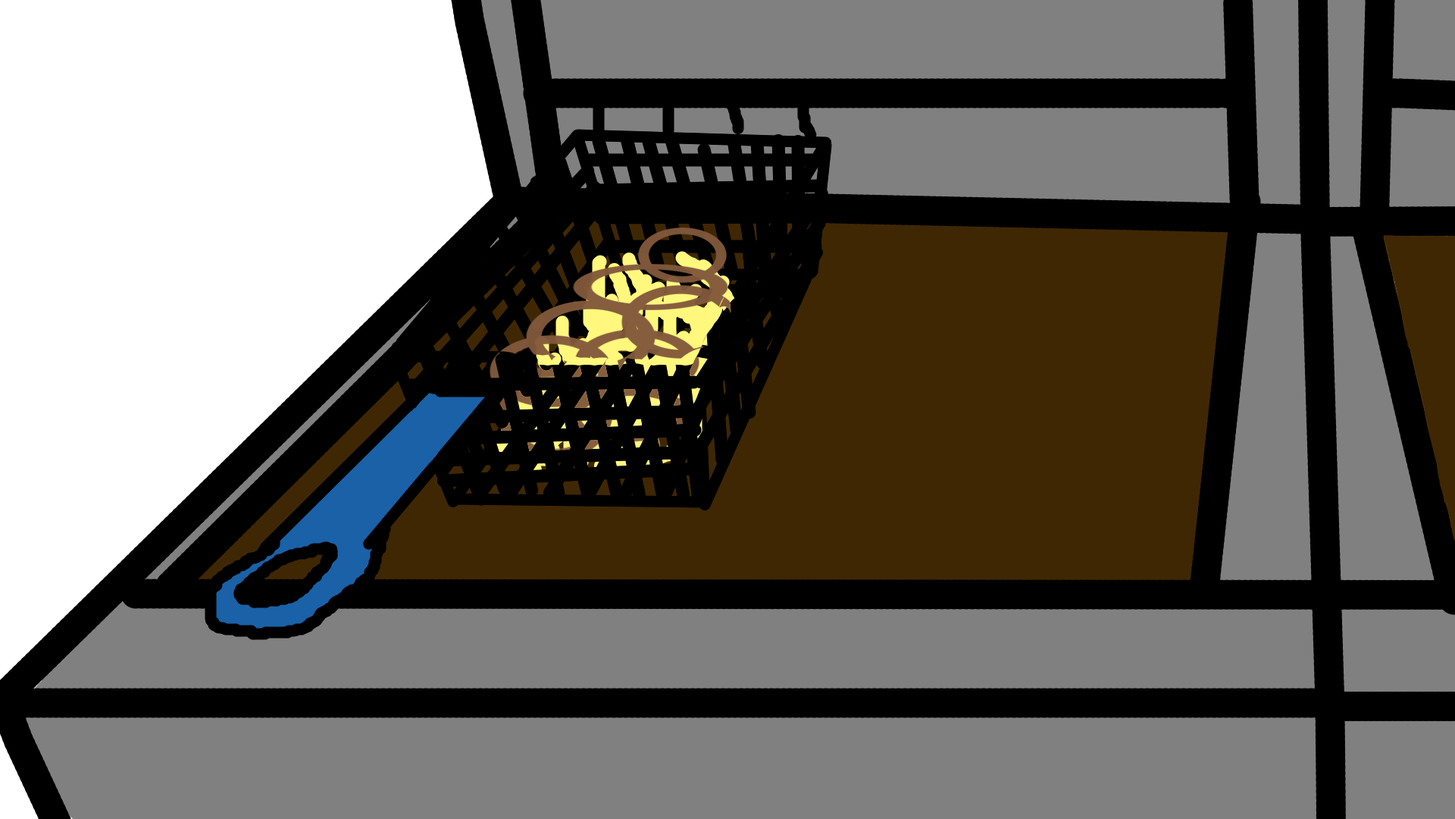
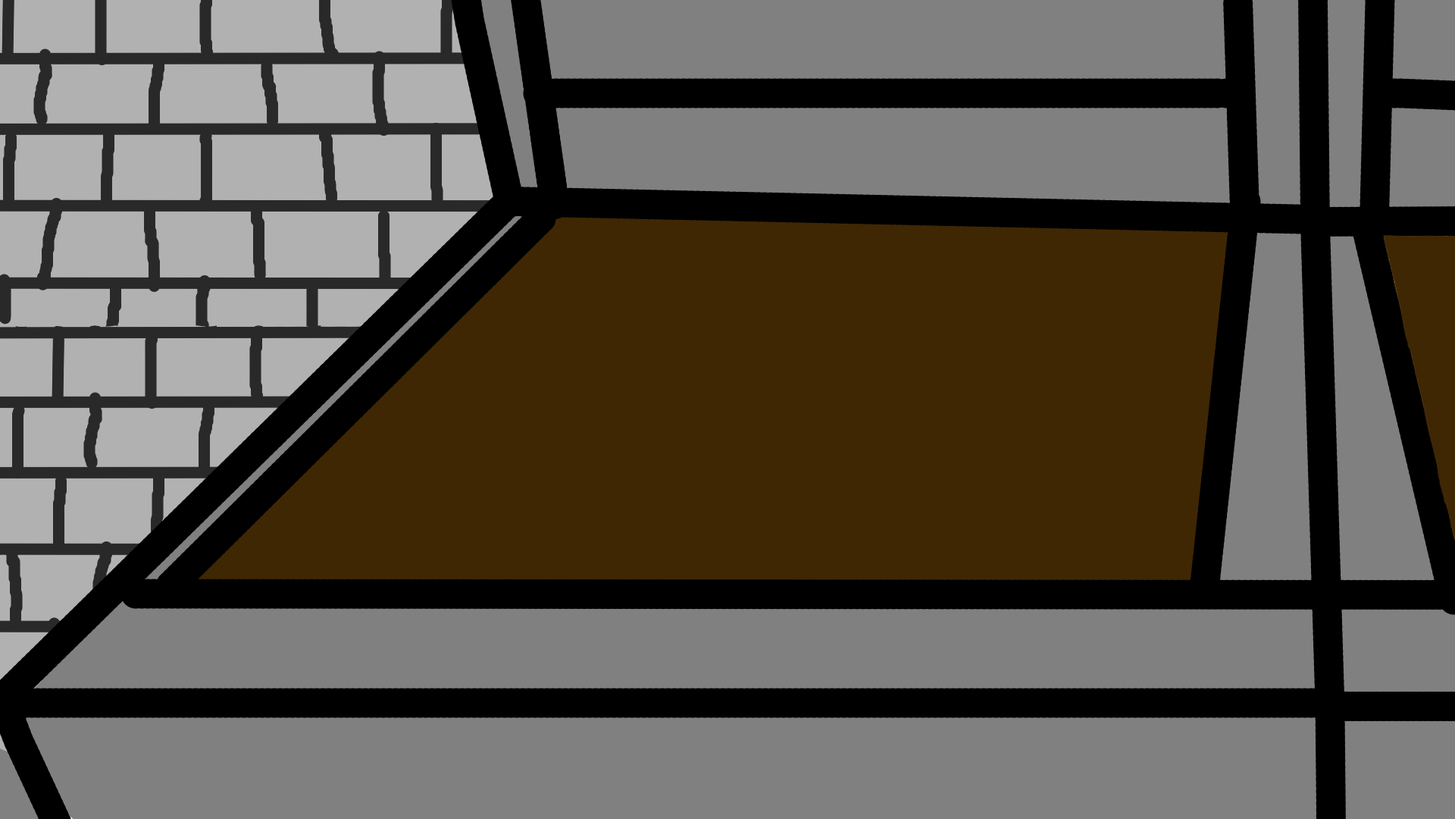
Revision of a layered 1455px x 819px image; what changed, layer by layer:
renamed "onion rings Merged" to "onion rings", hid it, painted on it over [194, 97, 825, 534]
hid "fries" over [388, 242, 824, 534]
removed layer "Paint Layer 2 Merged" over [194, 48, 833, 640]
removed layer "Paint Layer 1" over [388, 97, 833, 534]
painted on "Paint Layer 4 Merged" over [0, 0, 833, 819]
added layer "wall" (1st of 2) above "wall" over [0, 122, 833, 819]
added layer "wall" (2nd of 2) above "Paint Layer 5" over [0, 0, 833, 819]
